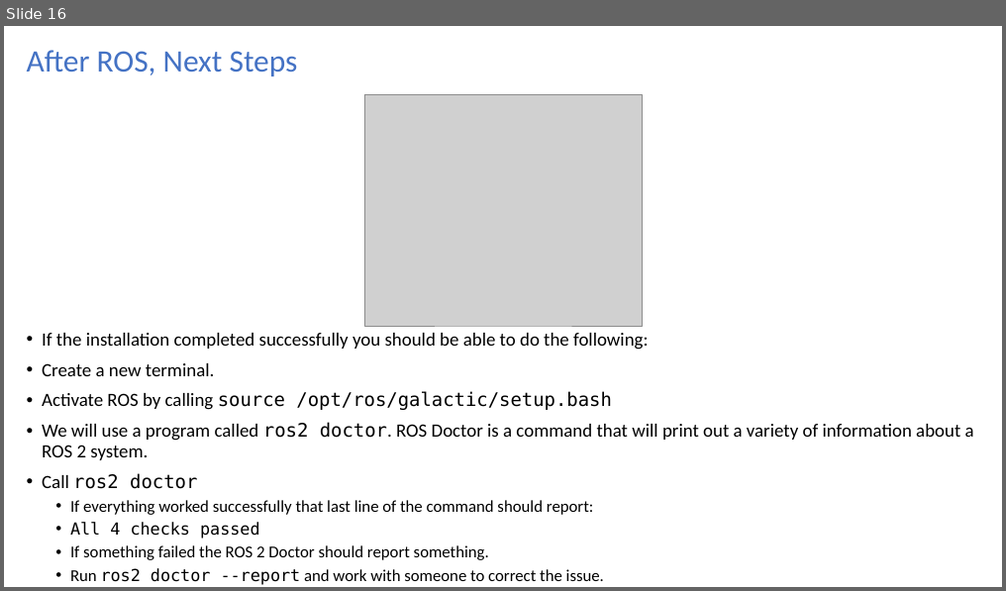
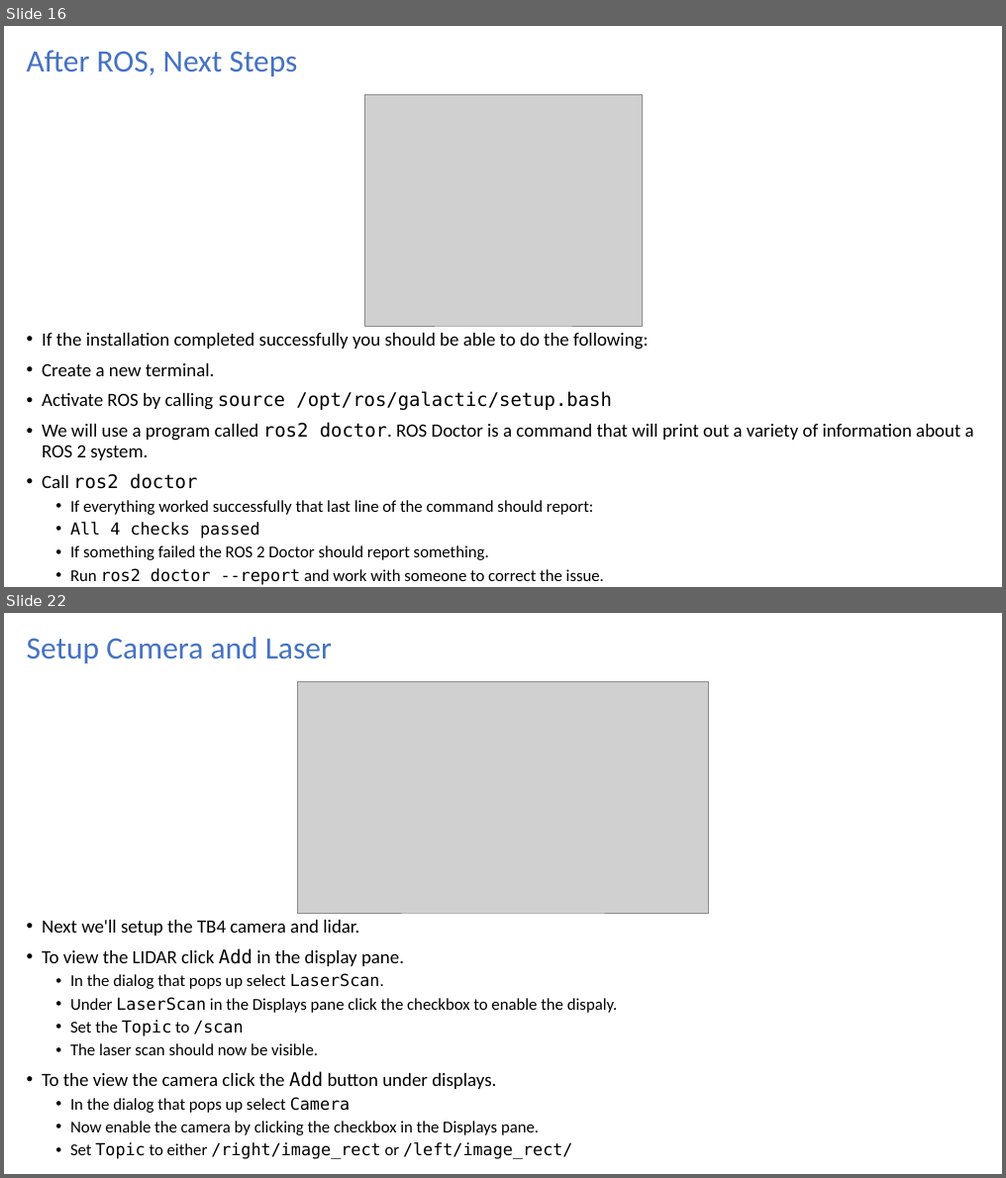
Before and after one commit to turtlebot/TurtleBot4Lessons, a slide deck: units/Unit00-TB4-Introduction/L02-TurtleBotIsGo/U00-L02-TurtleBotIsGo.ppt. Shown one above the other, each under a label of ours: slide 16 before the commit, slides 16 and 22 after it; the slides between them are not shown. The pictures are 1006x591 and 1006x1178 pixels, drawn with LibreOffice and Linux fonts; fonts in the diff are those of the drawing; grey boxes stand for pictures. Boxes give left, top, right and bottom in pixels: in the first picture for what was removed or moved away, otherwise in the second. Text is boxed around its words. In the diff, an @@ line names an element or a change of style, - is before the commit and + after.

```diff
--- a/units/Unit00-TB4-Introduction/L02-TurtleBotIsGo/U00-L02-TurtleBotIsGo.ppt
+++ b/units/Unit00-TB4-Introduction/L02-TurtleBotIsGo/U00-L02-TurtleBotIsGo.ppt
@@ slide 22 added at (4,613,1002,1174), background #FFFFFF @@
@@ title added at (27,637,332,663), 30 pt, text #4472C4 @@
+Setup Camera and Laser
@@ picture added at (297,682,709,913) @@
@@ text added at (42,920,618,1156), 16 pt, text #000000 @@
+• Next we'll setup the TB4 camera and lidar.
+• To view the LIDAR click Add in the display pane.
+  • In the dialog that pops up select LaserScan.
+  • Under LaserScan in the Displays pane click the checkbox to enable the dispaly.
+  • Set the Topic to /scan
+  • The laser scan should now be visible.
+• To the view the camera click the Add button under displays.
+  • In the dialog that pops up select Camera
+  • Now enable the camera by clicking the checkbox in the Displays pane.
+  • Set Topic to either /right/image_rect or /left/image_rect/
```
Also in this commit, not shown: 2 slides changed, 6 other slides added, 1 slide removed, 7 other files.
